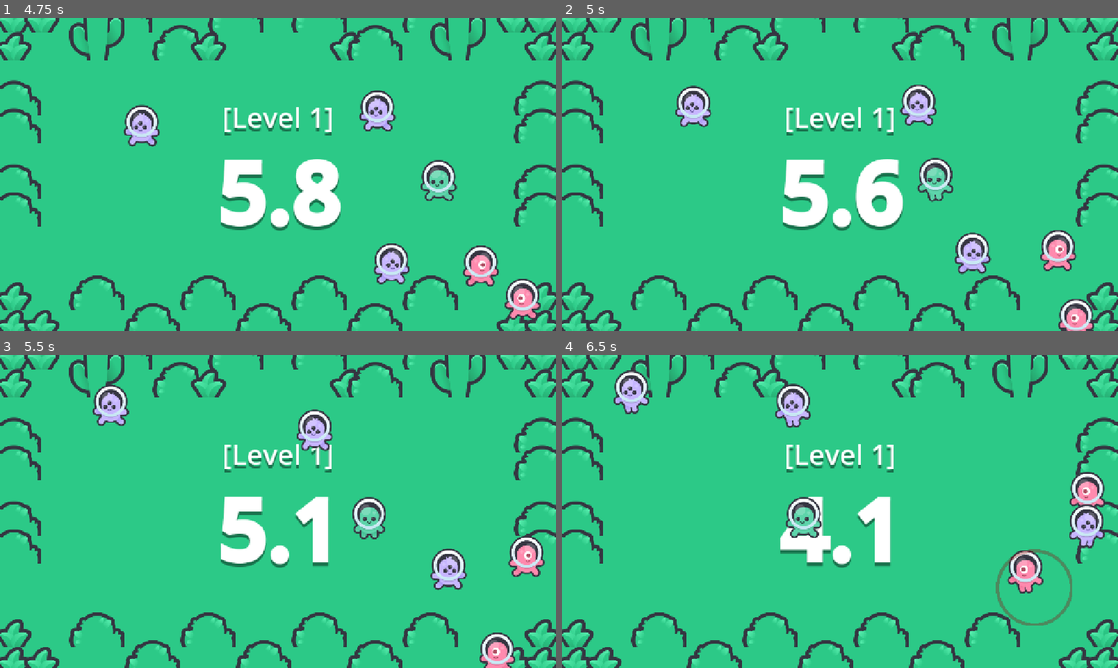
Above: before the commit, frames 1-4 (two rows, left to right).
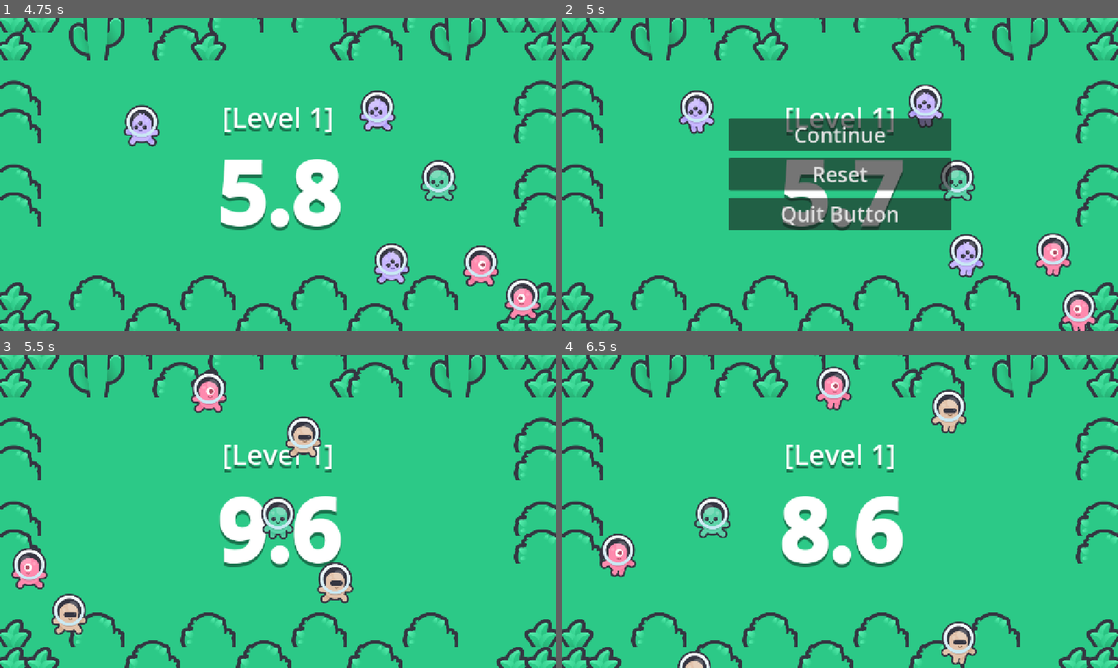
Above: after the commit, the same moments.

Repository: Sepehr-Boz/brackeys-game-jam-2026.2
Game: Godot game, scene res://scenes/start.tscn
The game is run twice, just before and just after one commit, with the same random seed, the same clock (stepped at 60 frames per second) and the same inputs. The engine's default icon, where the game draws it, is replaced by a stand-in: a white triangle on a blue panel in a dark square.
Inputs (mouse positions are in pixels of both pictures, inside the frame that each line leads up to):
- Up to frame 1 (4.75 s): click "Play" at 0.5 s; hold Right (move_right) 1.28-2.03 s; hold Shift (sprint) 1.28-2.03 s; hold Down (move_down) 2.03-2.78 s; tap Shift (sprint) at 2.1, 3.6 s; hold Right (move_right) 2.78-3.53 s; hold Shift (sprint) 2.78-3.53 s; hold Up (move_up) 3.53-4.28 s; hold Left (move_left) from 4.28 s (still down); hold Shift (sprint) from 4.28 s (still down)
- Up to frame 2 (5 s): keep holding Left (move_left); keep holding Shift (sprint); tap Escape (pause, bound only after the commit) at 4.9 s
- Up to frame 3 (5.5 s): release Left (move_left) at 5 s; release Shift (sprint) at 5 s; click (278, 511) at 5 s, where only the run after the commit has a clickable "Reset"
- Up to frame 4 (6.5 s): hold Left (move_left) from 5.78 s (still down); tap Shift (sprint) at 5.85 s

Frame 1 is identical in both runs. In frame 2, 16% of the frame differs, in the area x 20-96%, y 21-100%; in frame 3, 9.3%; in frame 4, 9.5%.

Commit message:
feat: add pause menu.

Diff:
--- a/project.godot
+++ b/project.godot
@@ -63,6 +63,11 @@
 "events": [Object(InputEventKey,"resource_local_to_scene":false,"resource_name":"","device":-1,"window_id":0,"alt_press …(195 unchanged characters)…
 ]
 }
+pause={
+"deadzone": 0.2,
+"events": [Object(InputEventKey,"resource_local_to_scene":false,"resource_name":"","device":-1,"window_id":0,"alt_pressed":false,"shift_pressed":false,"ctrl_pressed":false,"meta_pressed":false,"pressed":false,"keycode":0,"physical_keycode":4194305,"key_label":0,"unicode":0,"location":0,"echo":false,"script":null)
+]
+}
 
 [physics]
 
--- a/scenes/game.tscn
+++ b/scenes/game.tscn
@@ -6,6 +6,7 @@
 [ext_resource type="Script" uid="uid://b25kmxkdg1she" path="res://scripts/level_number.gd" id="1_yqjtg"]
 [ext_resource type="Texture2D" uid="uid://iilu6e0ufdkj" path="res://textures/cactus.png" id="2_gee14"]
 [ext_resource type="Texture2D" uid="uid://cmkooqaw1b8uq" path="res://textures/grass.png" id="3_0tnpc"]
+[ext_resource type="Script" uid="uid://uts55yv0lpvq" path="res://scripts/pause_menu.gd" id="7_u5sy4"]
 
 [sub_resource type="TileSetAtlasSource" id="TileSetAtlasSource_dinhu"]
 texture = ExtResource("1_u5sy4")
@@ -85,3 +86,41 @@
 horizontal_alignment = 1
 vertical_alignment = 1
 script = ExtResource("1_uwrxv")
+
+[node name="Pause Menu" type="CanvasLayer" parent="." unique_id=668091959]
+script = ExtResource("7_u5sy4")
+
+[node name="MarginContainer" type="MarginContainer" parent="Pause Menu" unique_id=43566983]
+anchors_preset = 15
+anchor_right = 1.0
+anchor_bottom = 1.0
+grow_horizontal = 2
+grow_vertical = 2
+theme_override_constants/margin_left = 384
+theme_override_constants/margin_top = 0
+theme_override_constants/margin_right = 384
+theme_override_constants/margin_bottom = 0
+
+[node name="VBoxContainer" type="VBoxContainer" parent="Pause Menu/MarginContainer" unique_id=1108406674]
+layout_mode = 2
+theme_override_constants/separation = 16
+alignment = 1
+
+[node name="Continue Button" type="Button" parent="Pause Menu/MarginContainer/VBoxContainer" unique_id=1091264191]
+layout_mode = 2
+theme_override_font_sizes/font_size = 48
+text = "Continue"
+
+[node name="Reset Button" type="Button" parent="Pause Menu/MarginContainer/VBoxContainer" unique_id=656330497]
+layout_mode = 2
+theme_override_font_sizes/font_size = 48
+text = "Reset"
+
+[node name="Quit Button" type="Button" parent="Pause Menu/MarginContainer/VBoxContainer" unique_id=642025491]
+layout_mode = 2
+theme_override_font_sizes/font_size = 48
+text = "Quit Button"
+
+[connection signal="pressed" from="Pause Menu/MarginContainer/VBoxContainer/Continue Button" to="Pause Menu" method="_on_continue_button_pressed"]
+[connection signal="pressed" from="Pause Menu/MarginContainer/VBoxContainer/Reset Button" to="Pause Menu" method="_on_reset_button_pressed"]
+[connection signal="pressed" from="Pause Menu/MarginContainer/VBoxContainer/Quit Button" to="Pause Menu" method="_on_quit_button_pressed"]
--- /dev/null
+++ b/scripts/pause_menu.gd
@@ -0,0 +1,26 @@
+extends CanvasLayer
+
+var _start_scene: PackedScene = load("res://scenes/start.tscn")
+
+func _ready() -> void:
+	visible = false
+
+func _input(event: InputEvent) -> void:
+	if event.is_action_pressed("pause"):
+		_on_pause_pressed()
+
+func _on_pause_pressed() -> void:
+	Engine.time_scale = 0
+	visible = true
+
+func _on_continue_button_pressed() -> void:
+	Engine.time_scale = 1
+	visible = false
+
+func _on_reset_button_pressed() -> void:
+	Engine.time_scale = 1
+	get_tree().reload_current_scene()
+
+func _on_quit_button_pressed() -> void:
+	Engine.time_scale = 1
+	get_tree().change_scene_to_packed(_start_scene)
--- a/scripts/start_menu.gd
+++ b/scripts/start_menu.gd
@@ -1,7 +1,7 @@
 class_name StartMenu
 extends CanvasLayer
 
-var _game_scene: PackedScene = preload("res://scenes/game.tscn")
+var _game_scene: PackedScene = load("res://scenes/game.tscn")
 
 func _on_play_button_pressed() -> void:
 	get_tree().change_scene_to_packed(_game_scene)
Not shown, added: scripts/pause_menu.gd.uid
